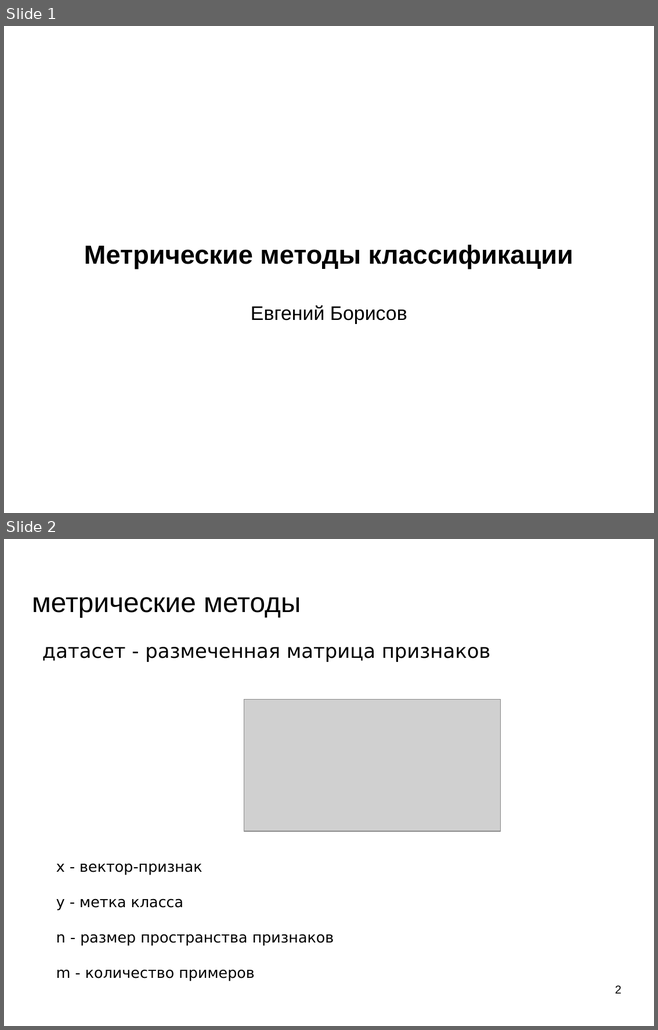
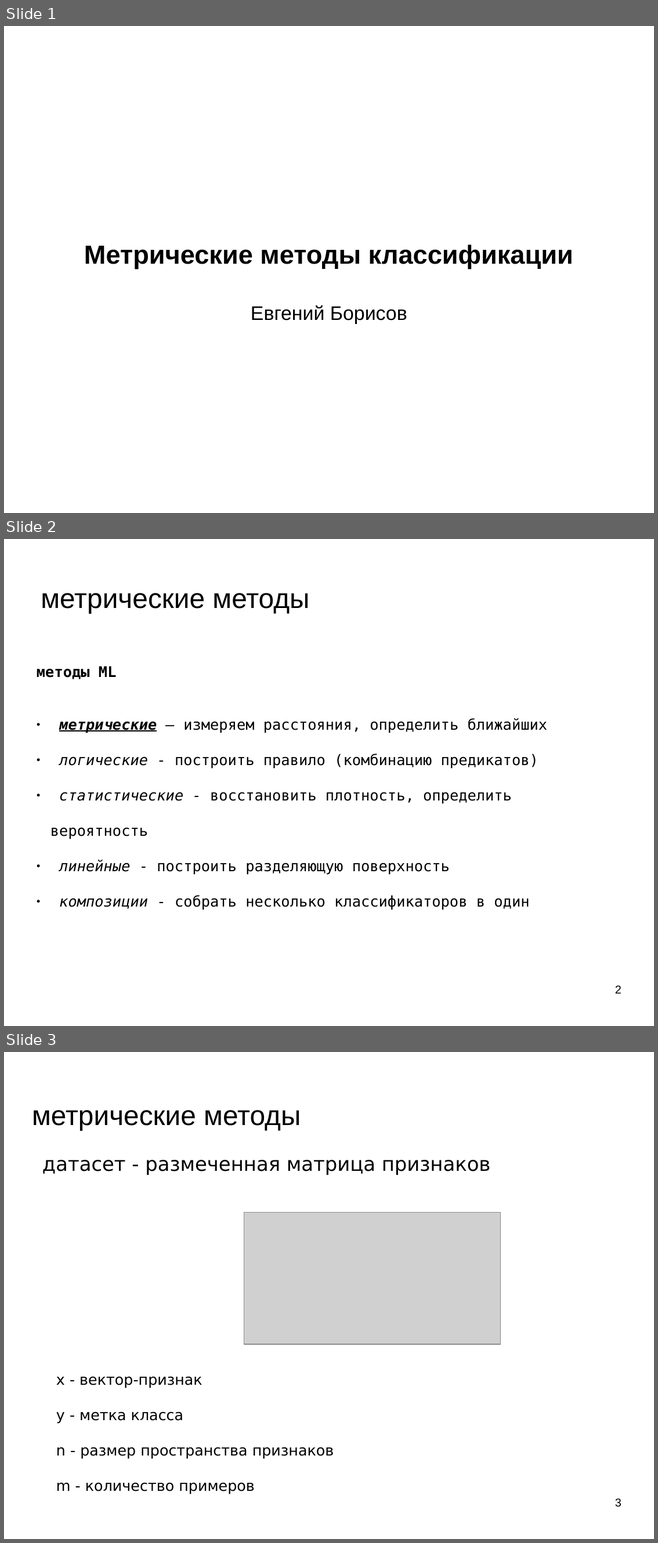
Before and after one commit to mechanoid5/ml_lectorium_2023_I, a slide deck: 04-metric.odp. Shown one above the other, each under a label of ours: slides 1 and 2 before the commit, slides 1, 2 and 3 after it. The pictures are 658x1030 and 658x1543 pixels, drawn with LibreOffice and Linux fonts; fonts in the diff are those of the drawing; grey boxes stand for pictures; background and template pictures are left out. Boxes give left, top, right and bottom in pixels: in the first picture for what was removed or moved away, otherwise in the second. Text is boxed around its words. In the diff, an @@ line names an element or a change of style, - is before the commit and + after.

```diff
--- a/04-metric.odp
+++ b/04-metric.odp
@@ slide 2 added at (4, 539, 654, 1026), background picture (left out) @@
@@ title added at (41, 593, 309, 614), 33.9 pt, text #000000 @@
+метрические методы
@@ text added at (36, 666, 547, 910), 18 pt, text #000000 @@
+методы ML
+● метрические — измеряем расстояния, определить ближайших
+● логические - построить правило (комбинацию предикатов)
+● статистические - восстановить плотность, определить вероятность
+● линейные - построить разделяющую поверхность
+● композиции - собрать несколько классификаторов в один
@@ page number added at (615, 986, 621, 994), 14 pt, text #000000 @@
+2
@@ what was slide 2 is now slide 3 @@
@@ page number at (615, 1499, 621, 1507): text changed @@
-2
+3
```
Also in this commit, not shown: 24 other files.
